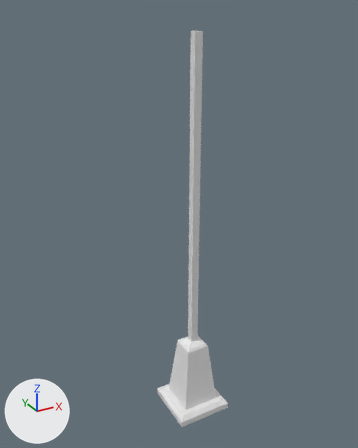
An edit to the Blender file Danese.blend, drawn before and after from the same camera.
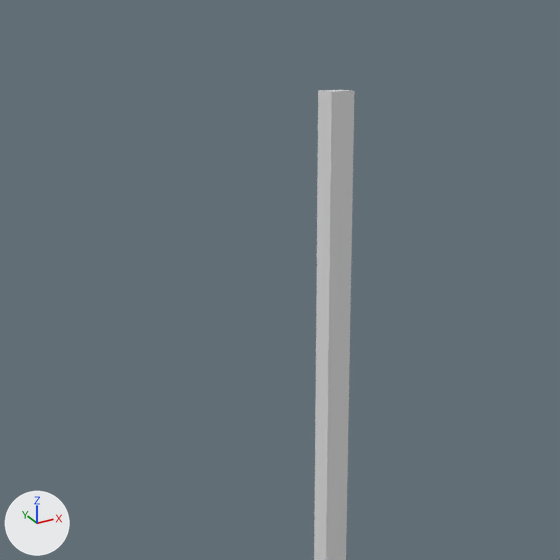
There are two pictures of each version: one whole from a 50 mm camera at (-7.62, -12.82, 12.98) aimed at (-0.41, 0.28, 6.43), one close up on the part from 23% to 76% of the width and 0% to 43% of the height. Lighting does not change. The marker at lower left points along +X, +Y and +Z.

Before the edit, the objects in view are built like this:
```python
me_cube = bpy.data.meshes.new('Cube')
me_cube.from_pydata(...)  # 36 vertices, 34 faces; spans x -1.0..1.0, y -1.0..1.0, z -1.0..12.34
me_cube.materials.append(mat_material)  # white #e7e7e7
ob_cube = bpy.data.objects.new('Cube', me_cube)
ob_cube.location = (0.0, 0.0, 0.0)
```
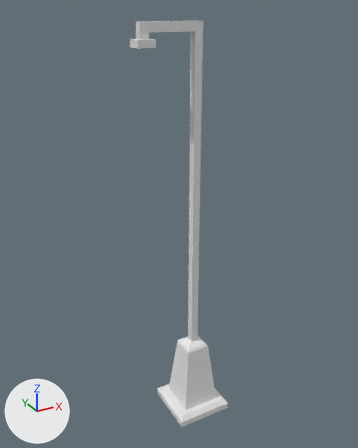
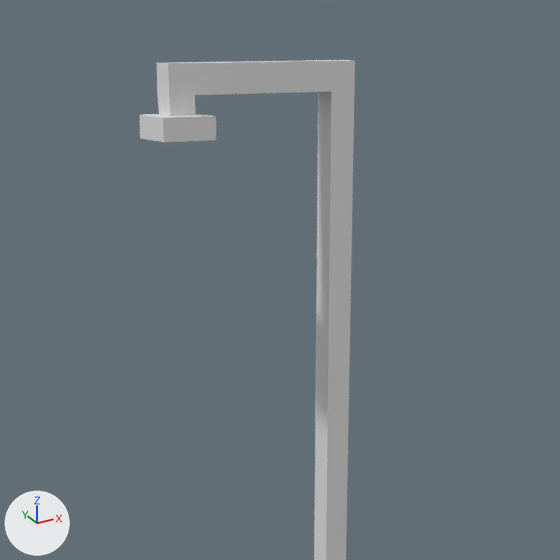
Commit message: Poste defeituosso

Location of each change, [x1, y1, x2, y2] in pixels of the close-ups (560 x 560 px):
'Cube', reshaped: before [314, 90, 354, 560]; after [139, 60, 355, 560]
part 1 of me_cube, built on: before [319, 90, 349, 92]; after [139, 60, 355, 142]

The change in detail:
me_cube is used by ob_cube; location (0.0, 0.0, 0.0).
me_cube had 36 vertices, 34 faces and spanned x -1.0..1.0, y -1.0..1.0, z -1.0..12.34.
me_cube now has 58 vertices, 58 faces and spans x -1.93..1.0, y -1.0..1.0, z -1.0..12.61.
Part 1, on me_cube:
1 face is deleted.
22 vertices are added at x -1.93..0.13, y -0.26..0.26, z 11.96..12.61.
25 new faces join them.
